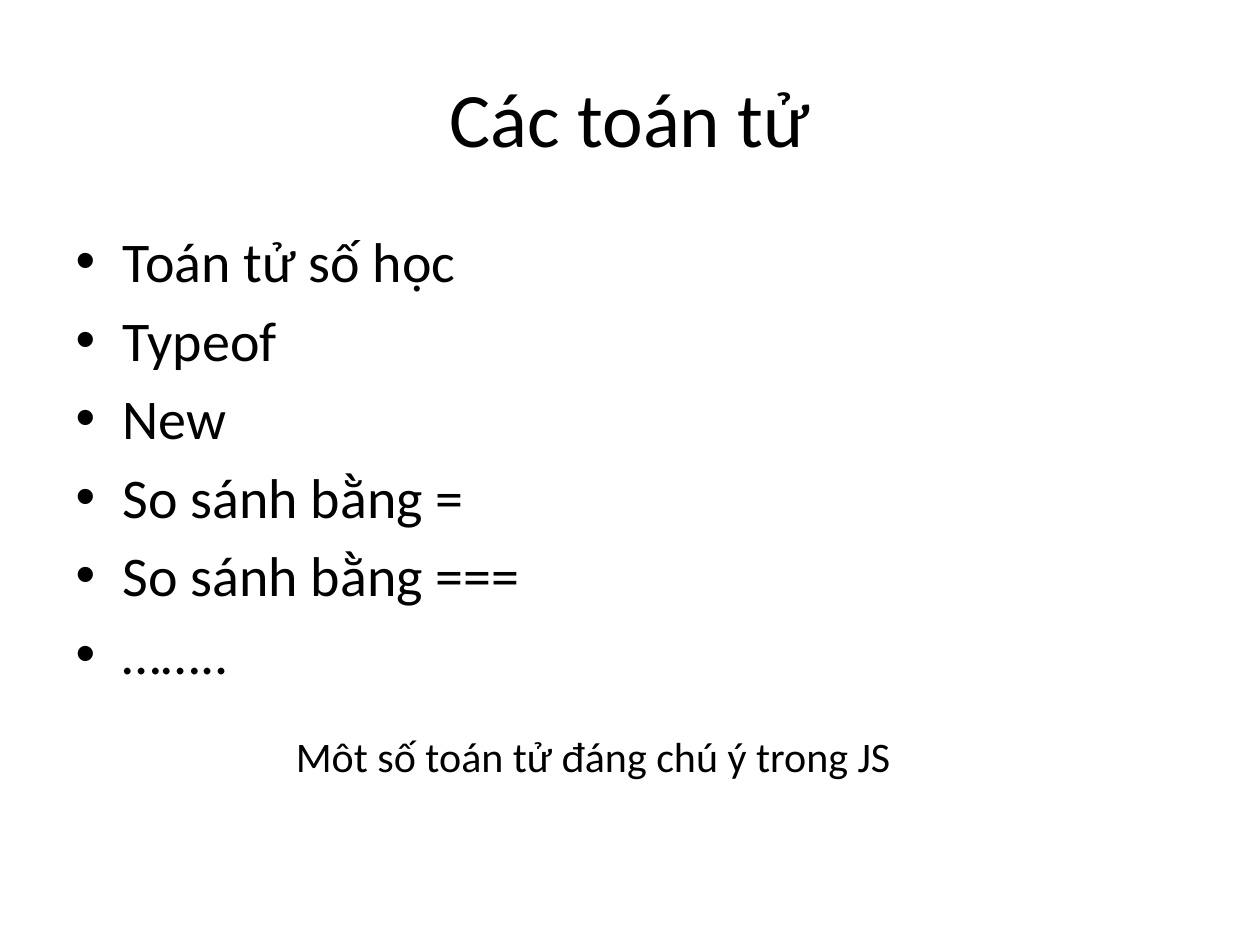
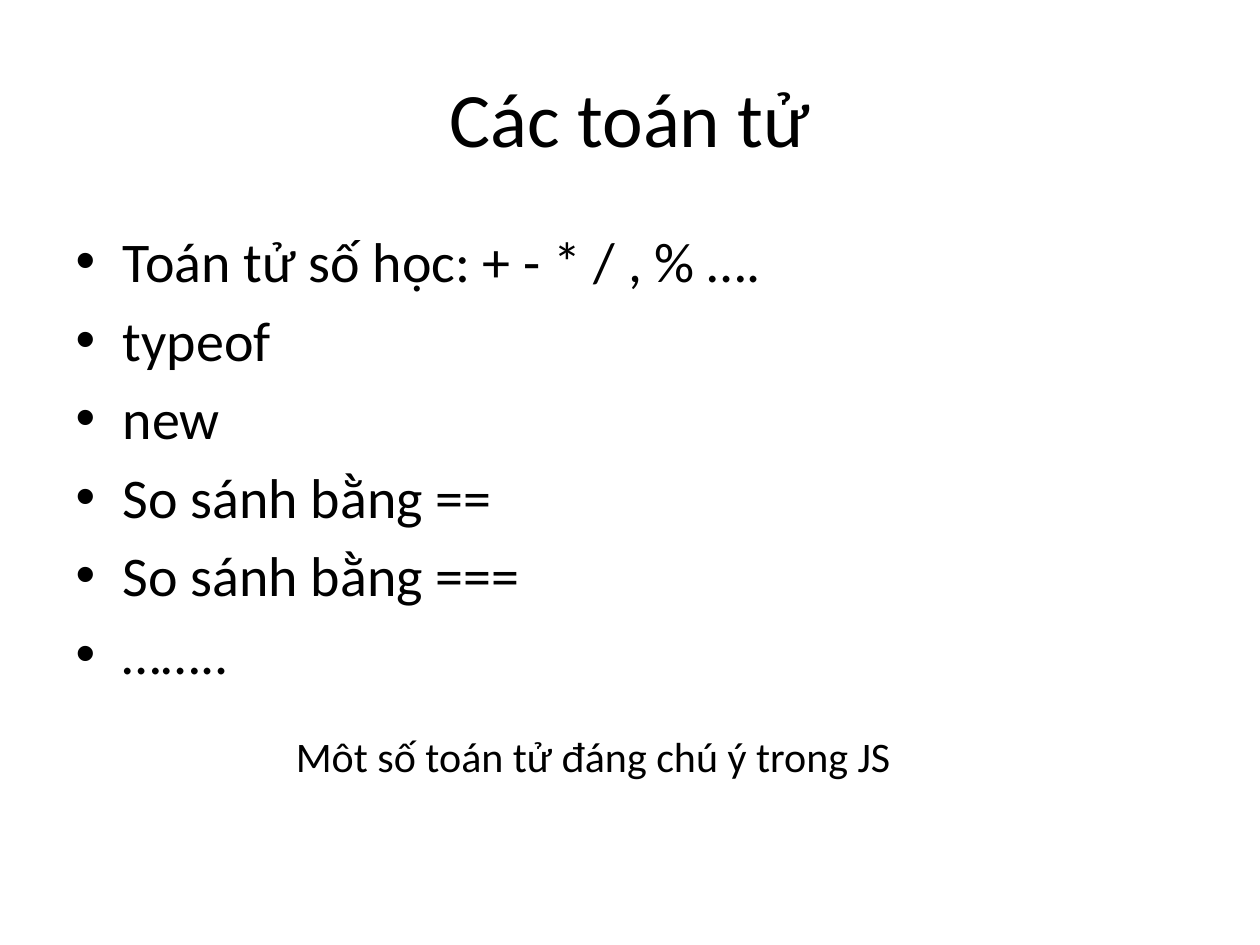
Before and after one commit to phithanh97cs/T3H, a slide deck: slide 8 of 1. Front-end/3. JavaScipt - JS/3.2 Lập trình cơ bản với JS.pptx. Drawn at 1260x945 pixels with LibreOffice and Linux fonts; fonts in the diff are those of the drawing. Boxes give left, top, right and bottom in pixels: in the first picture for what was removed or moved away, otherwise in the second. Text is boxed around its words. In the diff, an @@ line names an element or a change of style, - is before the commit and + after.

```diff
--- a/1. Front-end/3. JavaScipt - JS/3.2 Lập trình cơ bản với JS.pptx
+++ b/1. Front-end/3. JavaScipt - JS/3.2 Lập trình cơ bản với JS.pptx
@@ text at [123, 240, 471, 528]: text changed @@
-• Toán tử số học
-• Typeof
-• New
-• So sánh bằng =
+• Toán tử số học: + - * / , % ….
+• typeof
+• new
+• So sánh bằng ==
```
Also in this commit, not shown: 5 other slides changed.
